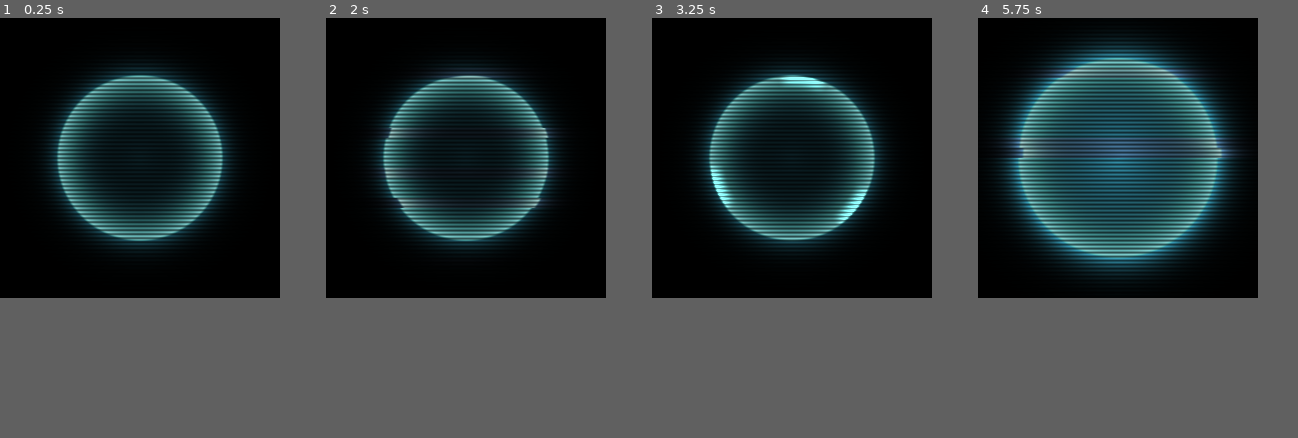
Above: before the commit, frames 1-4 (left to right).
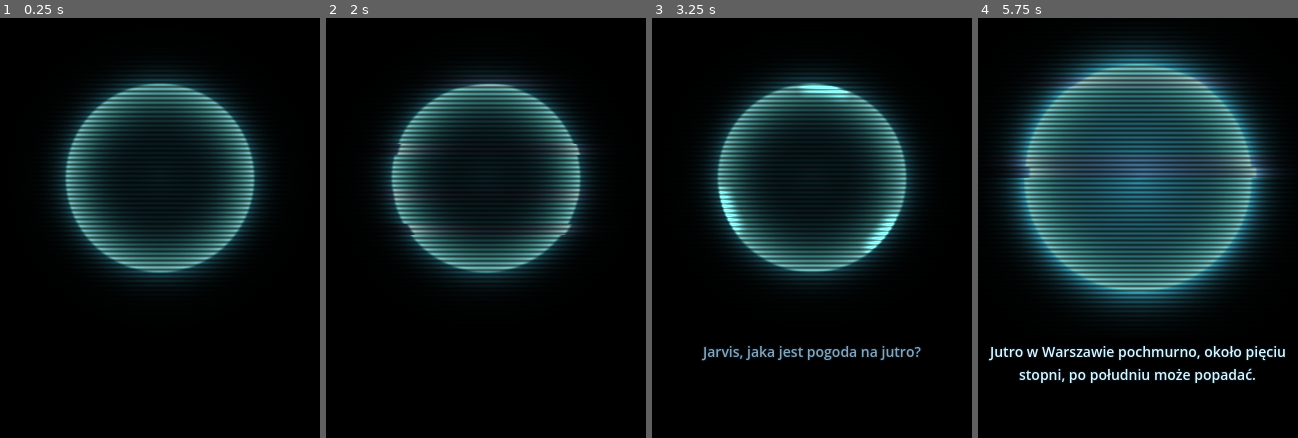
Above: after the commit, the same moments.

Repository: Qwerex56/HomeApps.Desktop
Game: Godot game, scene res://scenes/hologram/hologram_preview.tscn
Two runs of this game, one before a commit and one after it. Both use one fixed random seed, a clock stepped at 60 frames per second and the inputs below. This scene is started directly instead of the project's main scene.
Inputs (mouse positions are in pixels of both pictures, inside the frame that each line leads up to):
- Up to frame 1 (0.25 s): no input
- Up to frame 2 (2 s): move the mouse to (527, 144) at 0.52 s; click (527, 144) at 0.67 s; move the mouse to (409, 173) at 1.27 s; click (409, 173) at 1.42 s
- Up to frame 3 (3.25 s): move the mouse to (818, 97) at 2.02 s; click (818, 97) at 2.17 s; move the mouse to (776, 215) at 2.77 s; click (776, 215) at 2.92 s
- Up to frame 4 (5.75 s): move the mouse to (1202, 198) at 3.52 s; click (1202, 198) at 3.67 s; move the mouse to (1035, 114) at 4.27 s; click (1035, 114) at 4.42 s; move the mouse to (1131, 156) at 5.02 s; click (1131, 156) at 5.17 s
In our replay, the window is 280x280 before the commit and 320x420 after it. These sizes can differ from the game's own. Grey fills any space a smaller window leaves; there, only what the larger window draws over its background counts as a difference.

The runs differ from the first frame. In frame 1, 17% of the frame differs, in the area x 14-85%, y 10-64%; in frame 2, 18%; in frame 3, 18%; in frame 4, 35%, in the area x 3-96%, y 5-87%.

Commit message:
App: subtitles under the hologram from heard and reply (S-2d)
A Caption scene (Label, at most 4 lines) inside the hologram: what JARVIS
heard, dimmer, then his answer; cleared when a new turn starts and faded
with the hologram. The window grows to 320x420 to make room; the preview
scene shows sample subtitles.

Co-Authored-By: Claude Opus 5.5 <noreply@anthropic.com>
Claude-Session: https://claude.ai/code/session_01F81YPhksrPKykQZT5Nvn1v

Diff:
--- a/app/project.godot
+++ b/app/project.godot
@@ -21,8 +21,8 @@
 
 [display]
 
-window/size/viewport_width=280
-window/size/viewport_height=280
+window/size/viewport_width=320
+window/size/viewport_height=420
 window/size/borderless=true
 window/size/always_on_top=true
 window/size/transparent=true
--- /dev/null
+++ b/app/scenes/caption/caption.gd
@@ -0,0 +1,23 @@
+extends Label
+## Subtitles under the hologram (jarvis-satellites.md S-2d): what JARVIS heard, then what he answered.
+## Long answers are cut to a few lines; the full text is in the account's JARVIS conversation.
+
+@export var heard_color: Color = Color(0.75, 0.9, 1.0, 0.7)
+@export var reply_color: Color = Color(0.85, 0.97, 1.0, 1.0)
+
+
+func show_heard(heard_text: String) -> void:
+	_show(heard_text.strip_edges(), heard_color)
+
+
+func show_reply(reply_text: String) -> void:
+	_show(reply_text.strip_edges(), reply_color)
+
+
+func clear() -> void:
+	text = ""
+
+
+func _show(shown_text: String, shown_color: Color) -> void:
+	text = shown_text
+	add_theme_color_override("font_color", shown_color)
--- /dev/null
+++ b/app/scenes/caption/caption.tscn
@@ -0,0 +1,16 @@
+[gd_scene load_steps=2 format=3]
+
+[ext_resource type="Script" path="res://scenes/caption/caption.gd" id="1_caption"]
+
+[node name="Caption" type="Label"]
+offset_right = 320.0
+offset_bottom = 90.0
+mouse_filter = 2
+theme_override_colors/font_outline_color = Color(0.02, 0.06, 0.1, 0.85)
+theme_override_constants/outline_size = 5
+theme_override_font_sizes/font_size = 14
+horizontal_alignment = 1
+autowrap_mode = 3
+text_overrun_behavior = 3
+max_lines_visible = 4
+script = ExtResource("1_caption")
--- a/app/scenes/hologram/hologram.gd
+++ b/app/scenes/hologram/hologram.gd
@@ -1,6 +1,9 @@
 extends Control
 ## JARVIS's face (jarvis-satellites.md S-2d): the orb shader fades in while he listens, thinks or speaks, pulses
-## with his voice and sends arcs round its rim while he thinks. Invisible otherwise; clicks pass through.
+## with his voice and sends arcs round its rim while he thinks. Subtitles below it say what he heard and answered.
+## Invisible otherwise; clicks pass through.
+
+const Caption := preload("res://scenes/caption/caption.gd")
 
 const SHOWN_STATES: PackedStringArray = ["listening", "thinking", "speaking"]
 
@@ -8,6 +11,7 @@
 @export var hide_delay_seconds: float = 1.2
 @export var level_smoothing: float = 15.0
 @export var thinking_blend_speed: float = 4.0
+@export var shows_captions: bool = true
 
 var _level: float = 0.0
 var _shown_level: float = 0.0
@@ -16,10 +20,12 @@
 var _fade: Tween
 
 @onready var _orb_material: ShaderMaterial = $Orb.material
+@onready var _caption: Caption = $Caption
 
 
 func _ready() -> void:
 	modulate.a = 0.0
+	_caption.visible = shows_captions
 
 
 func _process(delta: float) -> void:
@@ -31,6 +37,8 @@
 
 
 func show_state(state: String) -> void:
+	if state == "listening" and _state != "listening":
+		_caption.clear()
 	_state = state
 	if state in SHOWN_STATES:
 		_fade_to(1.0, 0.0)
@@ -43,6 +51,14 @@
 	_level = clampf(level, 0.0, 1.0)
 
 
+func show_heard(heard_text: String) -> void:
+	_caption.show_heard(heard_text)
+
+
+func show_reply(reply_text: String) -> void:
+	_caption.show_reply(reply_text)
+
+
 func _fade_to(alpha: float, delay: float) -> void:
 	if _fade != null:
 		_fade.kill()
--- a/app/scenes/hologram/hologram.tscn
+++ b/app/scenes/hologram/hologram.tscn
@@ -1,7 +1,9 @@
-[gd_scene load_steps=4 format=3]
+[gd_scene load_steps=5 format=3]
 
 [ext_resource type="Script" path="res://scenes/hologram/hologram.gd" id="1_hologram"]
 [ext_resource type="Shader" path="res://scenes/hologram/hologram.gdshader" id="2_shader"]
+
+[ext_resource type="PackedScene" path="res://scenes/caption/caption.tscn" id="3_caption"]
 
 [sub_resource type="ShaderMaterial" id="ShaderMaterial_orb"]
 shader = ExtResource("2_shader")
@@ -19,9 +21,21 @@
 [node name="Orb" type="ColorRect" parent="."]
 material = SubResource("ShaderMaterial_orb")
 layout_mode = 1
-anchors_preset = 15
+anchors_preset = 10
+anchor_right = 1.0
+offset_bottom = 320.0
+grow_horizontal = 2
+mouse_filter = 2
+
+[node name="Caption" parent="." instance=ExtResource("3_caption")]
+layout_mode = 1
+anchors_preset = 12
+anchor_top = 1.0
 anchor_right = 1.0
 anchor_bottom = 1.0
+offset_left = 8.0
+offset_top = -96.0
+offset_right = -8.0
+offset_bottom = -6.0
 grow_horizontal = 2
-grow_vertical = 2
-mouse_filter = 2
+grow_vertical = 0
--- a/app/scenes/hologram/hologram_preview.gd
+++ b/app/scenes/hologram/hologram_preview.gd
@@ -19,6 +19,10 @@
 		_step = (_step + 1) % TURN.size()
 		_left = TURN[_step][1]
 		_hologram.show_state(TURN[_step][0])
+		if TURN[_step][0] == "thinking":
+			_hologram.show_heard("Jarvis, jaka jest pogoda na jutro?")
+		elif TURN[_step][0] == "speaking":
+			_hologram.show_reply("Jutro w Warszawie pochmurno, około pięciu stopni, po południu może popadać.")
 	if TURN[_step][0] == "speaking":
 		_speaking_time += delta
 		_hologram.show_level(absf(sin(_speaking_time * 7.0)) * (0.5 + 0.5 * sin(_speaking_time * 1.3)))
--- a/app/scenes/main/main.gd
+++ b/app/scenes/main/main.gd
@@ -17,6 +17,8 @@
 	_place_window()
 	_bridge.state_changed.connect(_on_state_changed)
 	_bridge.level_changed.connect(_hologram.show_level)
+	_bridge.heard.connect(_hologram.show_heard)
+	_bridge.replied.connect(_hologram.show_reply)
 	_bridge.error_reported.connect(_on_error_reported)
 	_bridge.login_requested.connect(_on_login_requested)
 	_tray.talk_requested.connect(_bridge.send.bind("talk"))
Not shown, changed: docs/app.md
